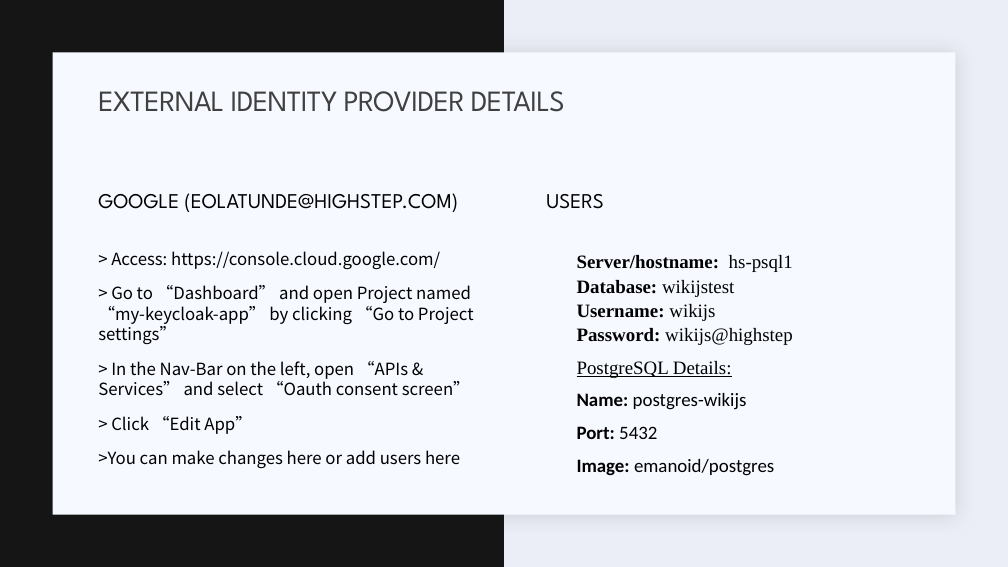
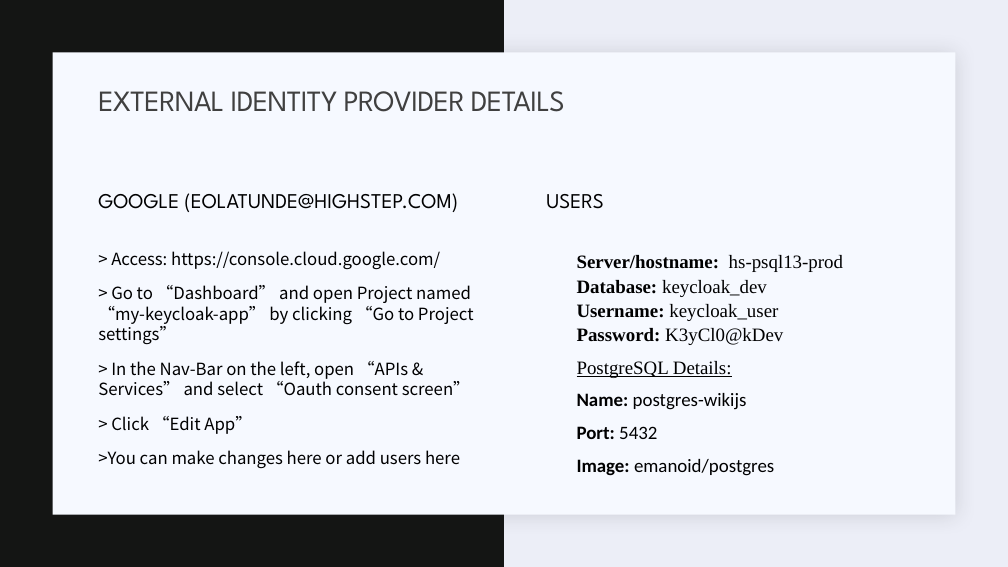
Before and after one commit to Emanoid/React-Keycloak-Application, a slide deck: slide 2 of Keycloak ConfigurationsTest.pptx. Drawn at 1008x567 pixels with LibreOffice and Linux fonts; fonts in the diff are those of the drawing. Boxes give left, top, right and bottom in pixels: in the first picture for what was removed or moved away, otherwise in the second. Text is boxed around its words. In the diff, an @@ line names an element or a change of style, - is before the commit and + after.

Commit message:
database details update

```diff
--- a/Keycloak ConfigurationsTest.pptx
+++ b/Keycloak ConfigurationsTest.pptx
@@ text at <box>577,255,843,345</box>: text changed; bold off @@
-  Server/hostname: hs-psql1
-  Database: wikijstest
-  Username: wikijs
-  Password: wikijs@highstep
+  Server/hostname: hs-psql13-prod
+  Database: keycloak_dev
+  Username: keycloak_user
+  Password: K3yCl0@kDev
```
Also in this commit, not shown: 1 other file.
